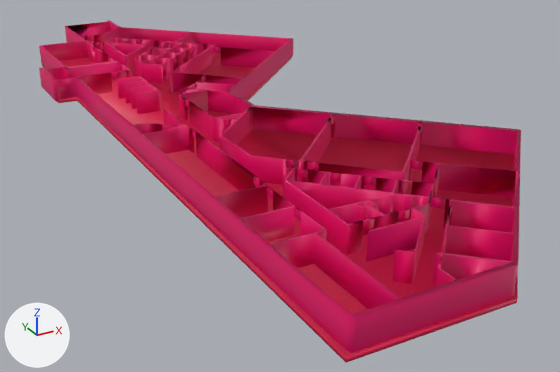
The Blender file blender/environment/6thfloor.blend, before and after one commit.
Before and after are seen from a 50 mm lens placed at (-34.3, -94.4, 34.5), pointed at (14.1, -6.2, -9.6). Arrows for +X, +Y and +Z are at lower left; the lights stay in place.

Script lines for the objects in view, before the commit:
```python
me_door = bpy.data.meshes.new('door')
me_door.from_pydata(...)  # 4368 vertices, 2856 faces; spans x -49.0..376.0, y -141.0..13.0, z 0.0..2.0
me_plane = bpy.data.meshes.new('Plane')
me_plane.from_pydata(...)  # 60 vertices, 19 faces; spans x -3.9..40.2, y -57.7..52.6, z -0.5..0.0
me_plane.materials.append(mat_material)  # pink #e71b50
me_plane_001 = bpy.data.meshes.new('Plane.001')
me_plane_001.from_pydata(...)  # 1893 vertices, 1804 faces; spans x -335.0..307.0, y -160.0..122.0, z 0.0..3.0
me_plane_001.materials.append(mat_material_001)  # pink #e70066
ob_doors = bpy.data.objects.new('doors', me_door)
ob_doors.location = (1.1, 36.3, 0.0)
ob_doors.scale = (0.0615, 0.629, 1.0)
ob_doors.hide_set(True)
ob_floor = bpy.data.objects.new('floor', me_plane)
ob_floor.location = (-6.0, 2.5, 0.0)
ob_walls = bpy.data.objects.new('walls', me_plane_001)
ob_walls.location = (10.1, 1.2, 0.0)
ob_walls.rotation_euler = (0.0, 0.0, -0.726)  # degrees (0, 0, -42)
ob_walls.scale = (0.127, 0.333, 1.0)
```
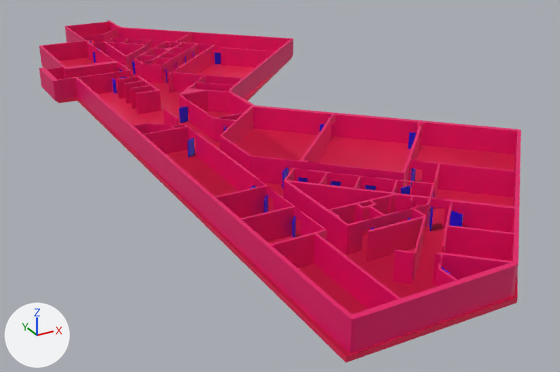
The edits, one by one:
me_plane_001 has 1893 vertices, 1804 faces and spans x -335.0..307.0, y -160.0..122.0, z 0.0..3.0.
me_plane_001 is used by ob_walls; location (10.1, 1.2, 0.0); rotation (0.0, 0.0, -0.726), in degrees (0, 0, -42); scale (0.127, 0.333, 1.0).
me_plane_001 part 1: edges marked sharp go from 0 to 3641.
me_plane has 60 vertices, 19 faces and spans x -3.9..40.2, y -57.7..52.6, z -0.5..0.0.
me_plane is used by ob_floor; location (-6.0, 2.5, 0.0).
me_plane part 2: edges marked sharp go from 0 to 75.
Object 'doors' (ob_doors) is now shown.

Pixel boxes [x1, y1, x2, y2] of what changed, in the pictures (560 x 372 px):
'doors', shown (blue)
    after: [90, 41, 463, 274]
part 1 of me_plane_001, shading changed
    both: [39, 20, 521, 353]
part 2 of me_plane, shading changed
    both: [42, 40, 518, 362]
